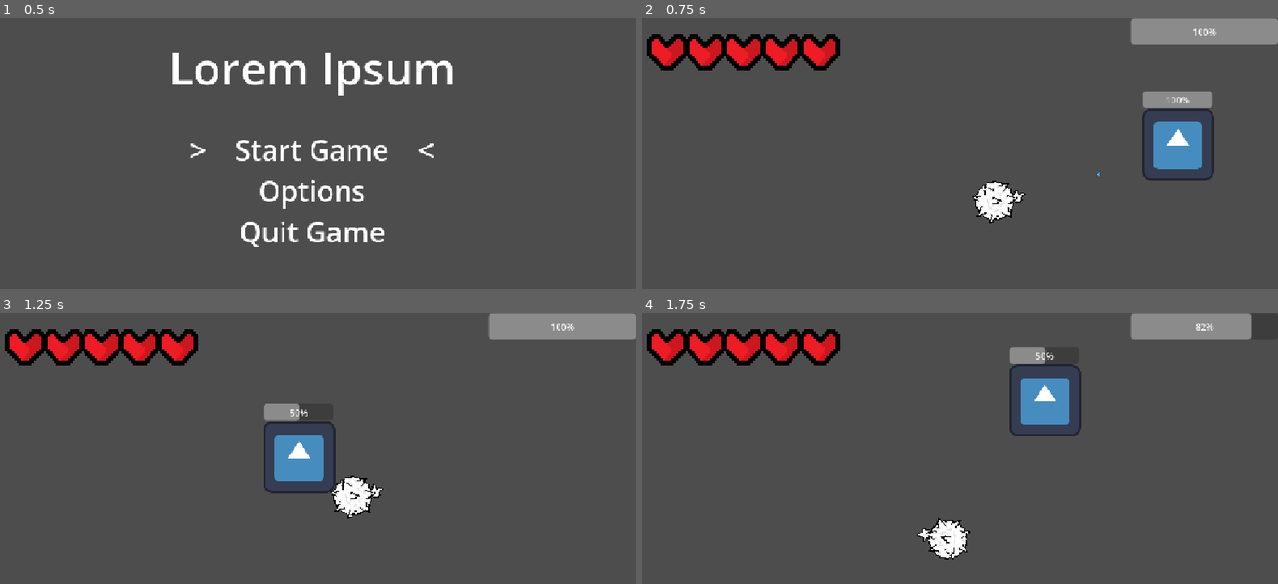
Above: before the commit, frames 1-4 (two rows, left to right).
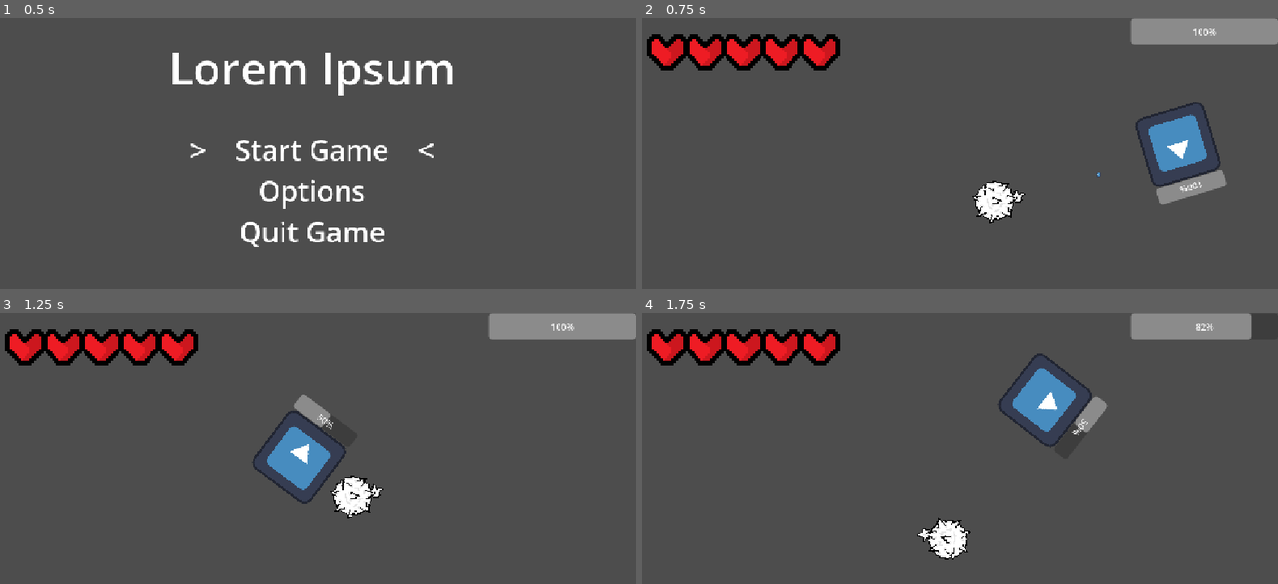
Above: after the commit, the same moments.

Repository: HippoProgrammer/game-jam-game
Game: Godot game, scene res://scenes/main-menu.tscn
The game is run twice, just before and just after one commit, with the same random seed, the same clock (stepped at 60 frames per second) and the same inputs. The engine's default icon, where the game draws it, is replaced by a stand-in: a white triangle on a blue panel in a dark square.
Inputs (mouse positions are in pixels of both pictures, inside the frame that each line leads up to):
- Up to frame 1 (0.5 s): no input
- Up to frame 2 (0.75 s): tap Enter (ui_accept) at 0.5 s; move the mouse to (1099, 180) at 0.52 s; hold Right (ui_right) from 0.53 s (still down); click (1099, 180) at 0.6 s
- Up to frame 3 (1.25 s): keep holding Right (ui_right); tap Enter (ui_accept) at 0.77 s
- Up to frame 4 (1.75 s): move the mouse to (826, 513) at 1.27 s; release Right (ui_right) at 1.28 s; hold Down (ui_down) from 1.28 s (still down); right-click (826, 513) at 1.35 s; tap Enter (ui_accept) at 1.52 s

Frame 1 is identical in both runs. In frame 2, 2.3% of the frame differs, in the area x 77-92%, y 27-69%; in frame 3, 1.8%; in frame 4, 1.9%.

Commit message:
Make enemy face the player

Diff:
--- a/scenes/enemy_stuff/basic_enemy.tscn
+++ b/scenes/enemy_stuff/basic_enemy.tscn
@@ -46,6 +46,9 @@
 rotation = 0.00016523933
 shape = SubResource("RectangleShape2D_ibjif")
 
+[node name="ToxinSpawner" type="Marker2D" parent="Sprite2D" unique_id=283802102]
+position = Vector2(72, 0)
+
 [node name="HealthBar" type="ProgressBar" parent="." unique_id=1359599168]
 offset_left = -63.0
 offset_top = -95.0
--- a/scripts/enemy_stuff/basic_enemy.gd
+++ b/scripts/enemy_stuff/basic_enemy.gd
@@ -45,8 +45,6 @@
 func _check_attack() -> bool:
 	if global_position.distance_to(target.global_position) > get_meta("attack_range"):
 		return false
-
-
 	if not get_meta("needs_los"):
 		return true
 
@@ -98,6 +96,11 @@
 	state = _check_state()
 	if state == State.spotted:
 		_spotted(delta)
+	if state == State.attack:
+		pass
+
+	if state != State.idle:
+		look_at(target.global_position)
 
 func _on_velocity_computed(safe_velocity: Vector2) -> void: #https://docs.godotengine.org/en/stable/tutorials/navigation/navigation_using_navigationagents.html
 	global_position += safe_velocity * get_physics_process_delta_time()
